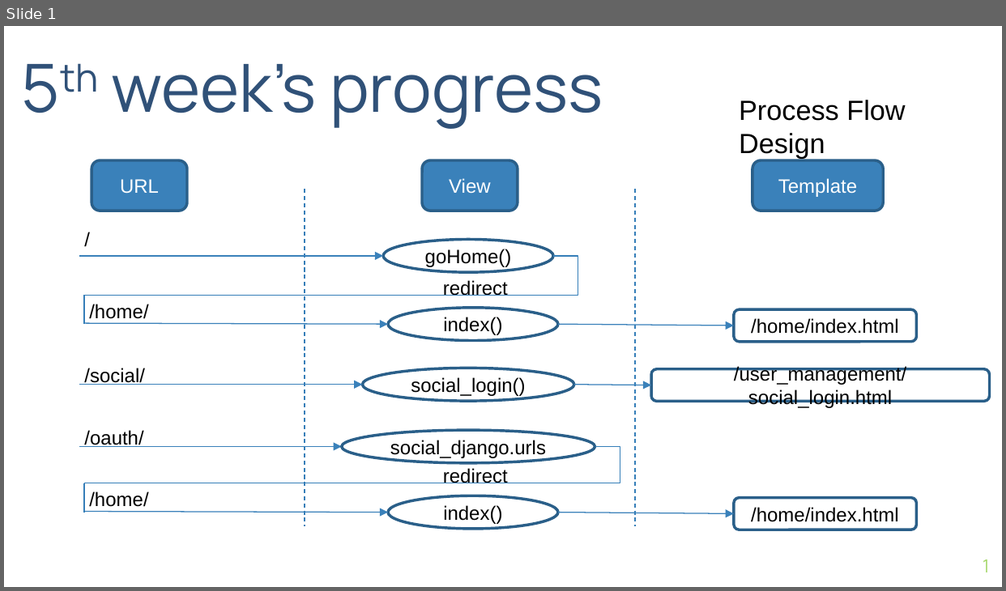
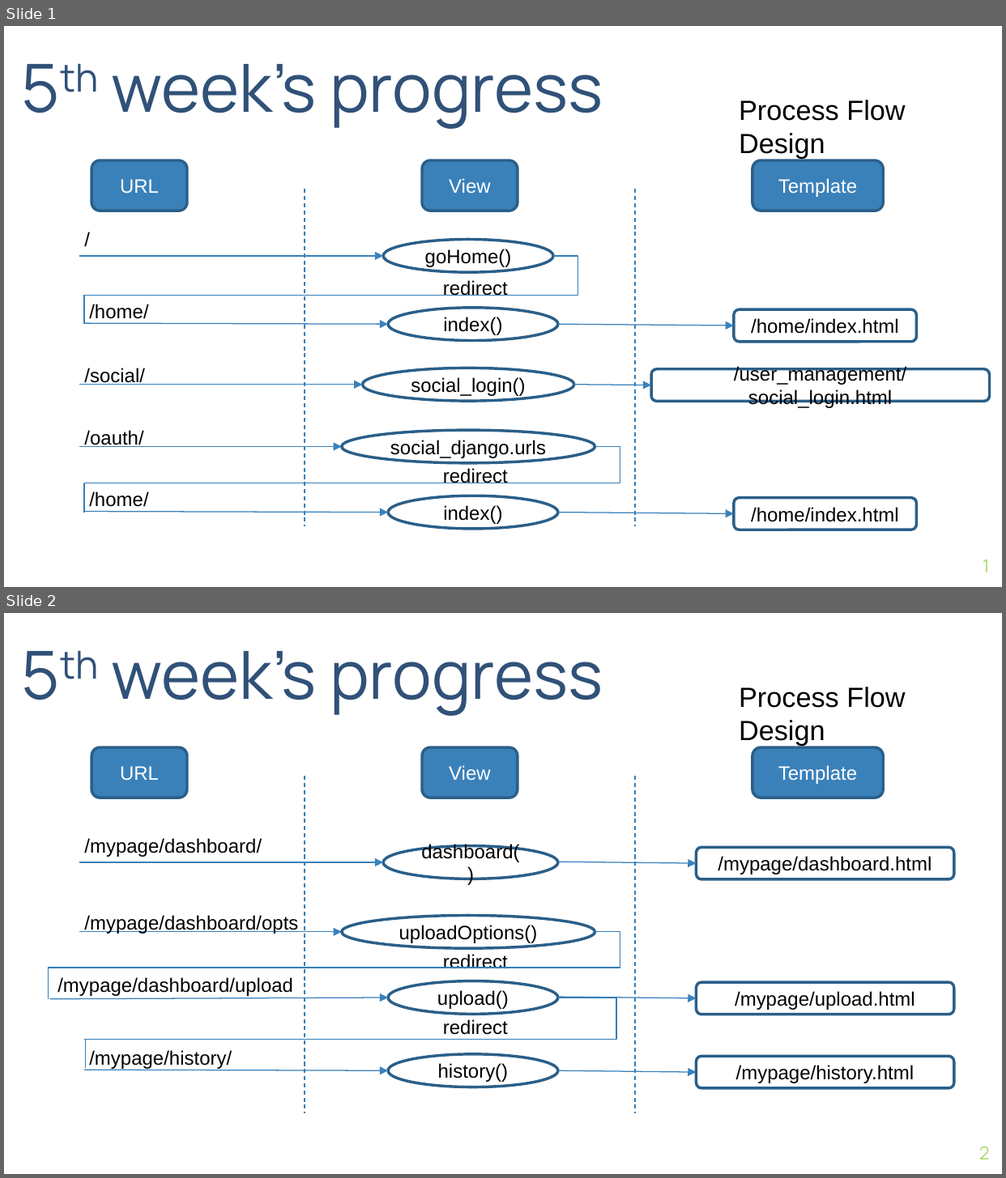
Before and after one commit to highlightu/server, a slide deck: Documents/flow.pptx. Shown one above the other, each under a label of ours: slide 1 before the commit, slides 1 and 2 after it. The pictures are 1006x591 and 1006x1178 pixels, drawn with LibreOffice and Linux fonts; fonts in the diff are those of the drawing. Boxes give left, top, right and bottom in pixels: in the first picture for what was removed or moved away, otherwise in the second. Text is boxed around its words. In the diff, an @@ line names an element or a change of style, - is before the commit and + after.

```diff
--- a/Documents/flow.pptx
+++ b/Documents/flow.pptx
@@ slide 2 added at <box>4,613,1002,1174</box>, background #FFFFFF @@
@@ text added at <box>112,651,603,716</box>, 48 pt, text #305178 @@
+5th week’s progress
@@ text added at <box>739,687,905,746</box>, 20 pt, text #000000 @@
+Process Flow
+Design
@@ rounded rectangle added at <box>91,747,188,798</box>, fill #3A81BA, outline #2B5F8A 2 pt, 14 pt, text #FFFFFF @@
+URL
@@ rounded rectangle added at <box>422,747,518,798</box>, fill #3A81BA, outline #2B5F8A 2 pt, 14 pt, text #FFFFFF @@
+View
@@ rounded rectangle added at <box>752,747,883,798</box>, fill #3A81BA, outline #2B5F8A 2 pt, 14 pt, text #FFFFFF @@
+Template
@@ line added from (305, 776) to (305, 1114), #367EB9 0.75 pt dashed @@
@@ line added from (635, 776) to (635, 1114), #367EB9 0.75 pt dashed @@
@@ group added at <box>80,838,954,879</box>: 2 arrows, 1 ellipse, 1 text, 1 rounded rectangle @@
+dashboard()
+/mypage/dashboard/
+/mypage/dashboard.html
@@ line added from (48, 969) to (48, 999), #367EB9 0.75 pt @@
@@ group added at <box>48,915,954,1068</box>: 4 texts, 3 arrows, 2 ellipses, 2 elbow lines, 1 line, 1 rounded rectangle @@
+/mypage/dashboard/opts
+uploadOptions()
+upload()
+/mypage/dashboard/upload
+redirect
+redirect
+/mypage/upload.html
@@ group added at <box>84,1050,954,1088</box>: 2 arrows, 1 ellipse, 1 text, 1 rounded rectangle @@
+history()
+/mypage/history/
+/mypage/history.html
@@ page number added at <box>979,1146,990,1160</box>, 13 pt, text #A7D86D @@
+2
```
